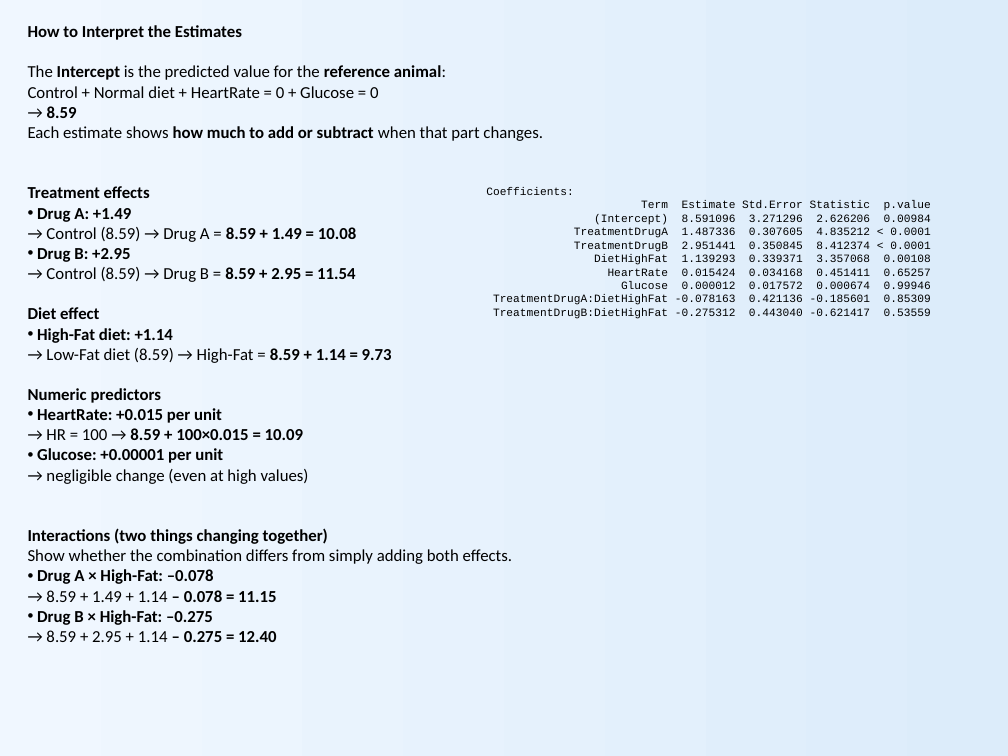
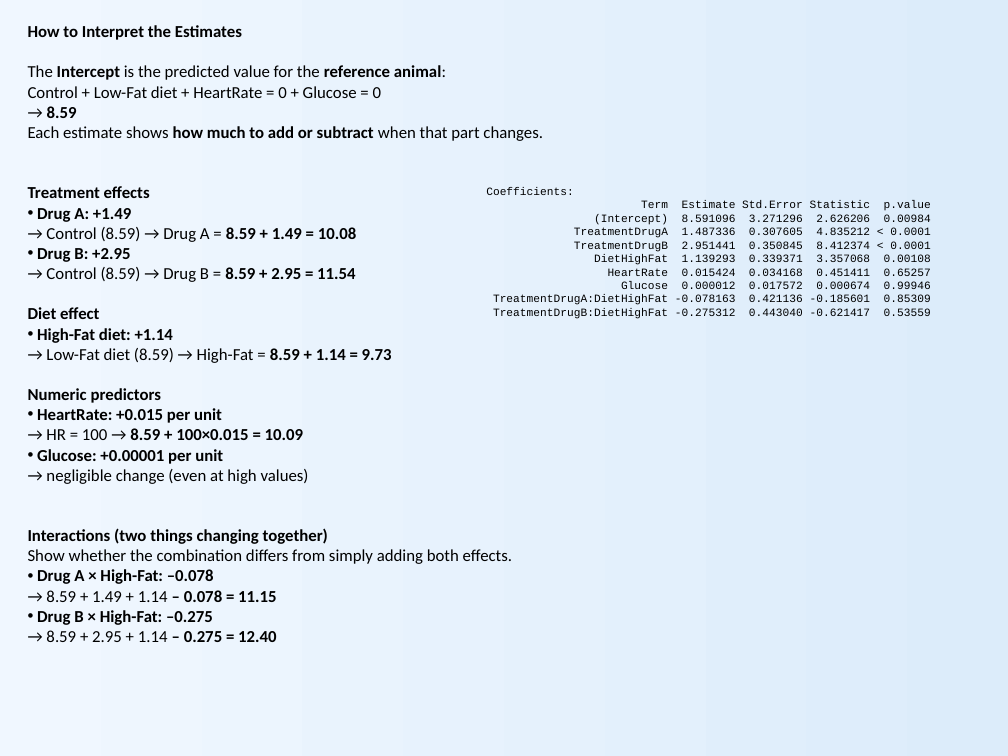
Before and after one commit to nicola-palmieri/TableAnalyzer, a slide deck: slide 15 of presentations/Table_Analyzer_Overview.pptx. Drawn at 1008x756 pixels with LibreOffice and Linux fonts; fonts in the diff are those of the drawing. Boxes give left, top, right and bottom in pixels: in the first picture for what was removed or moved away, otherwise in the second. Text is boxed around its words. In the diff, an @@ line names an element or a change of style, - is before the commit and + after.

```diff
--- a/presentations/Table_Analyzer_Overview.pptx
+++ b/presentations/Table_Analyzer_Overview.pptx
@@ text at (28,65,446,118): text changed @@
-The Intercept is the predicted value for the reference animal:
-Control + Normal diet + HeartRate = 0 + Glucose = 0
-→ 8.59
+The Intercept is the predicted value for the reference animal:
+Control + Low-Fat diet + HeartRate = 0 + Glucose = 0
+→ 8.59
```
Also in this commit, not shown: 3 other files.
